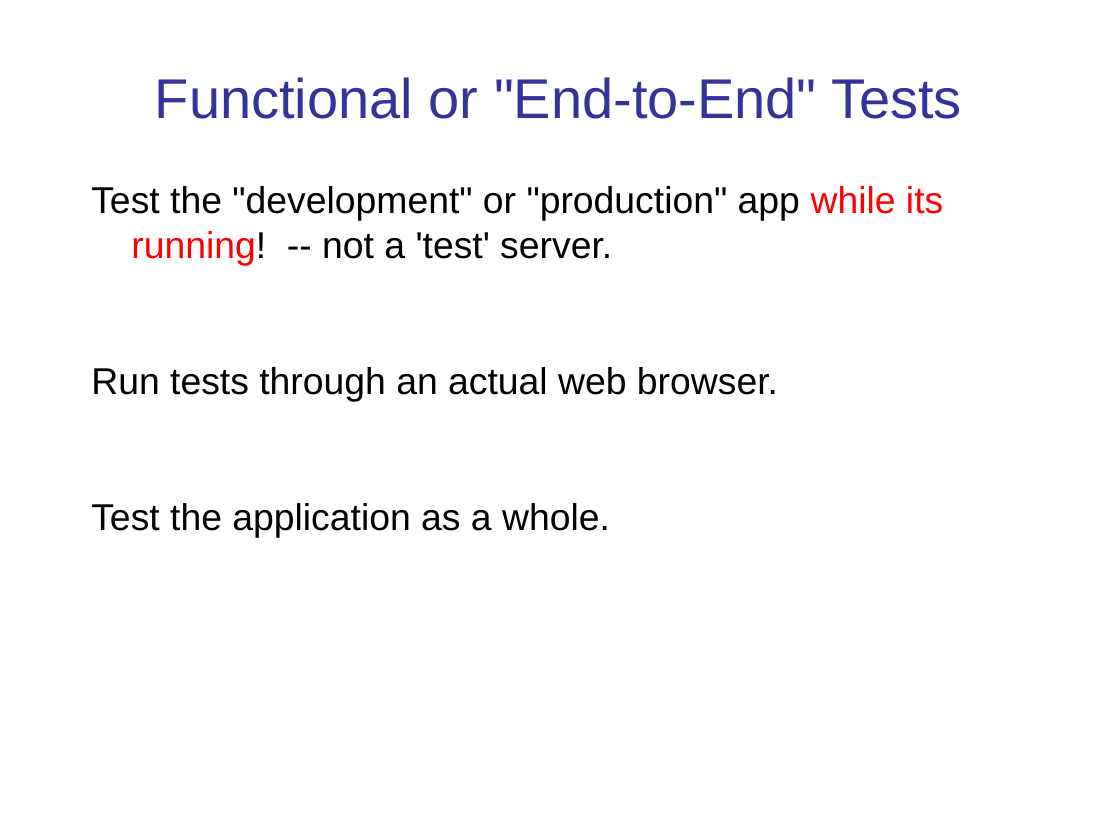
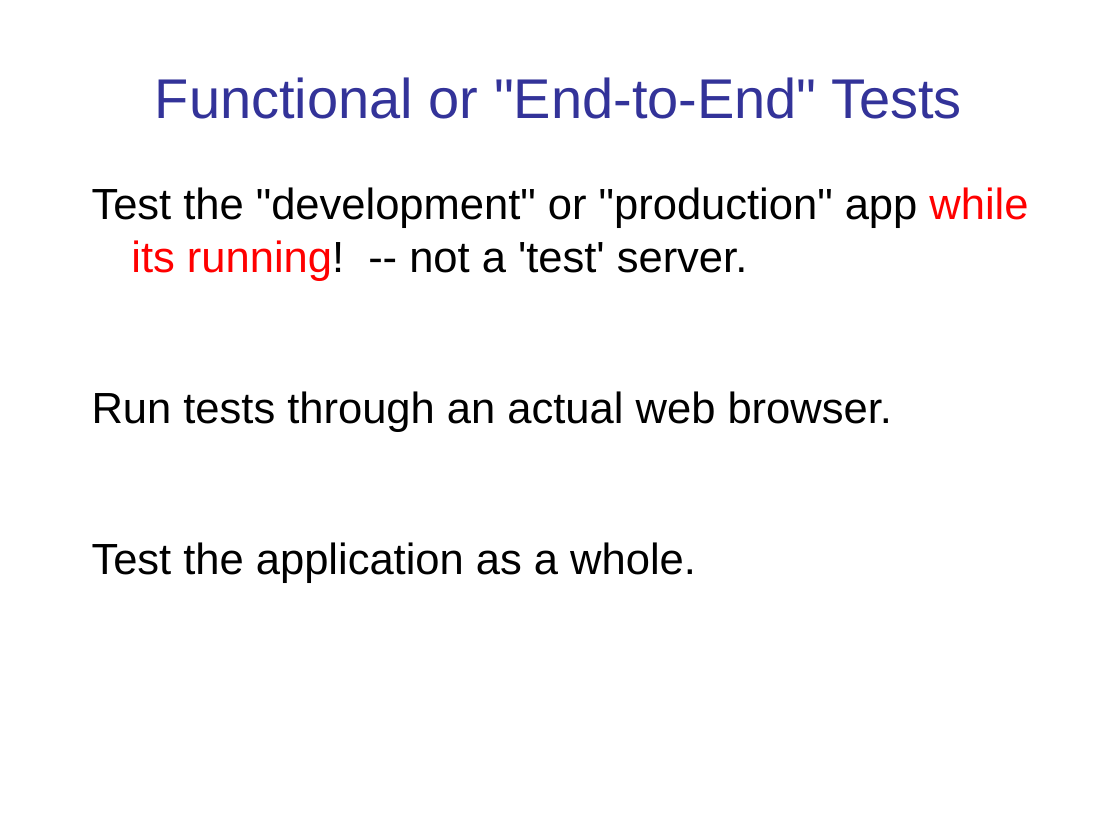
Before and after one commit to cpske/ISP, a slide deck: slide 20 of testing/WebTesting.ppt. Drawn at 1120x840 pixels with LibreOffice and Linux fonts; fonts in the diff are those of the drawing. Boxes give left, top, right and bottom in pixels: in the first picture for what was removed or moved away, otherwise in the second. Text is boxed around its words. In the diff, an @@ line names an element or a change of style, - is before the commit and + after.

```diff
--- a/testing/WebTesting.ppt
+++ b/testing/WebTesting.ppt
@@ text "Test the "development" or "production" ..." at (x1=92, y1=187, x2=1028, y2=583): size 24 to 28 pt @@
```
Also in this commit, not shown: 10 other slides changed, 1 slide added, 9 other files.
